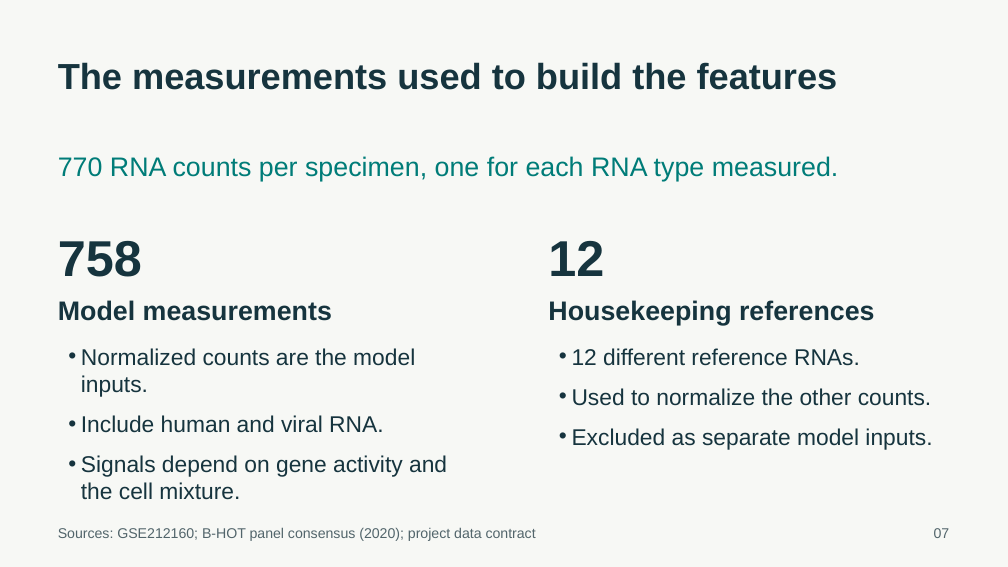
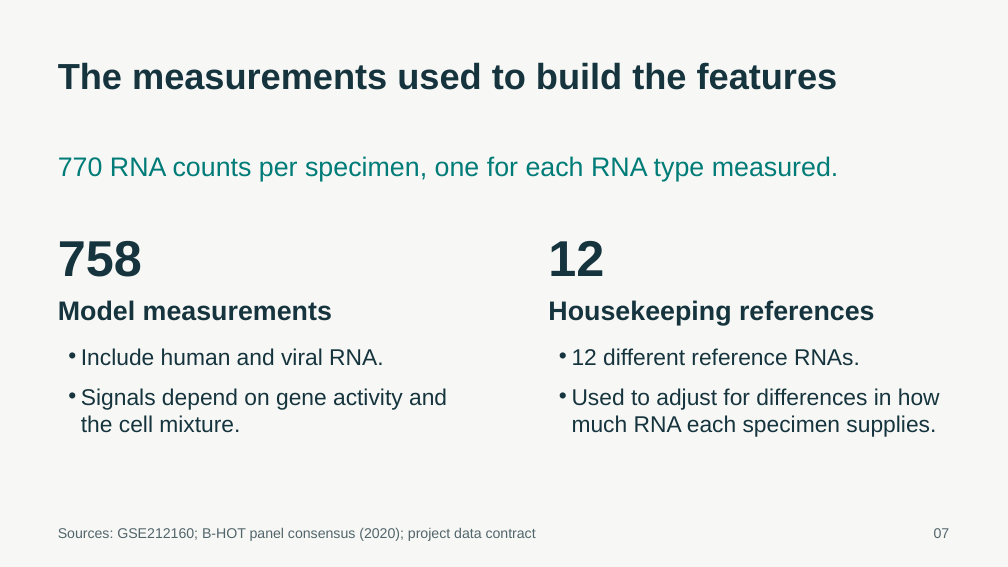
Before and after one commit to ca34525/Kidney-Biopsy-Rejection-Classifier, a slide deck: slide 7 of presentation/unos_kidney_biopsy.pptx. Drawn at 1008x567 pixels with LibreOffice and Linux fonts; fonts in the diff are those of the drawing. Boxes give left, top, right and bottom in pixels: in the first picture for what was removed or moved away, otherwise in the second. Text is boxed around its words. In the diff, an @@ line names an element or a change of style, - is before the commit and + after.

```diff
--- a/presentation/unos_kidney_biopsy.pptx
+++ b/presentation/unos_kidney_biopsy.pptx
@@ text at (81, 348, 415, 397): paragraph removed @@
-• Normalized counts are the model inputs.
@@ text at (572, 388, 940, 437): text changed @@
-• Used to normalize the other counts.
-• Excluded as separate model inputs.
+• Used to adjust for differences in how much RNA each specimen supplies.
```
Also in this commit, not shown: 4 other slides changed, 13 other files.
